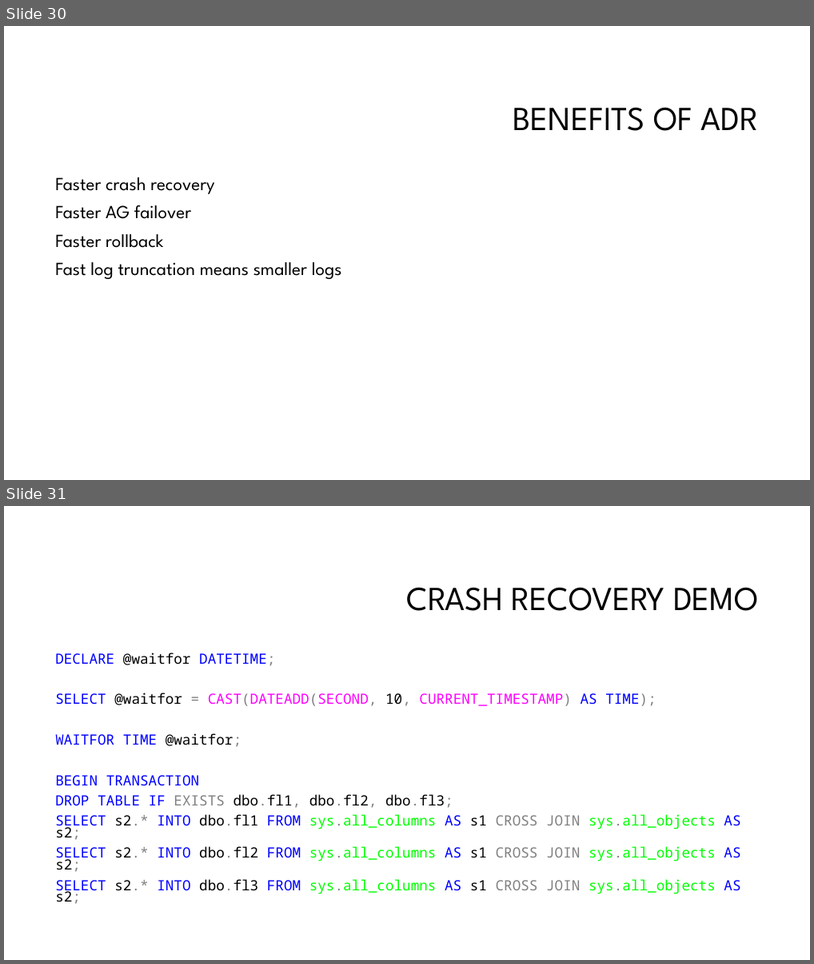
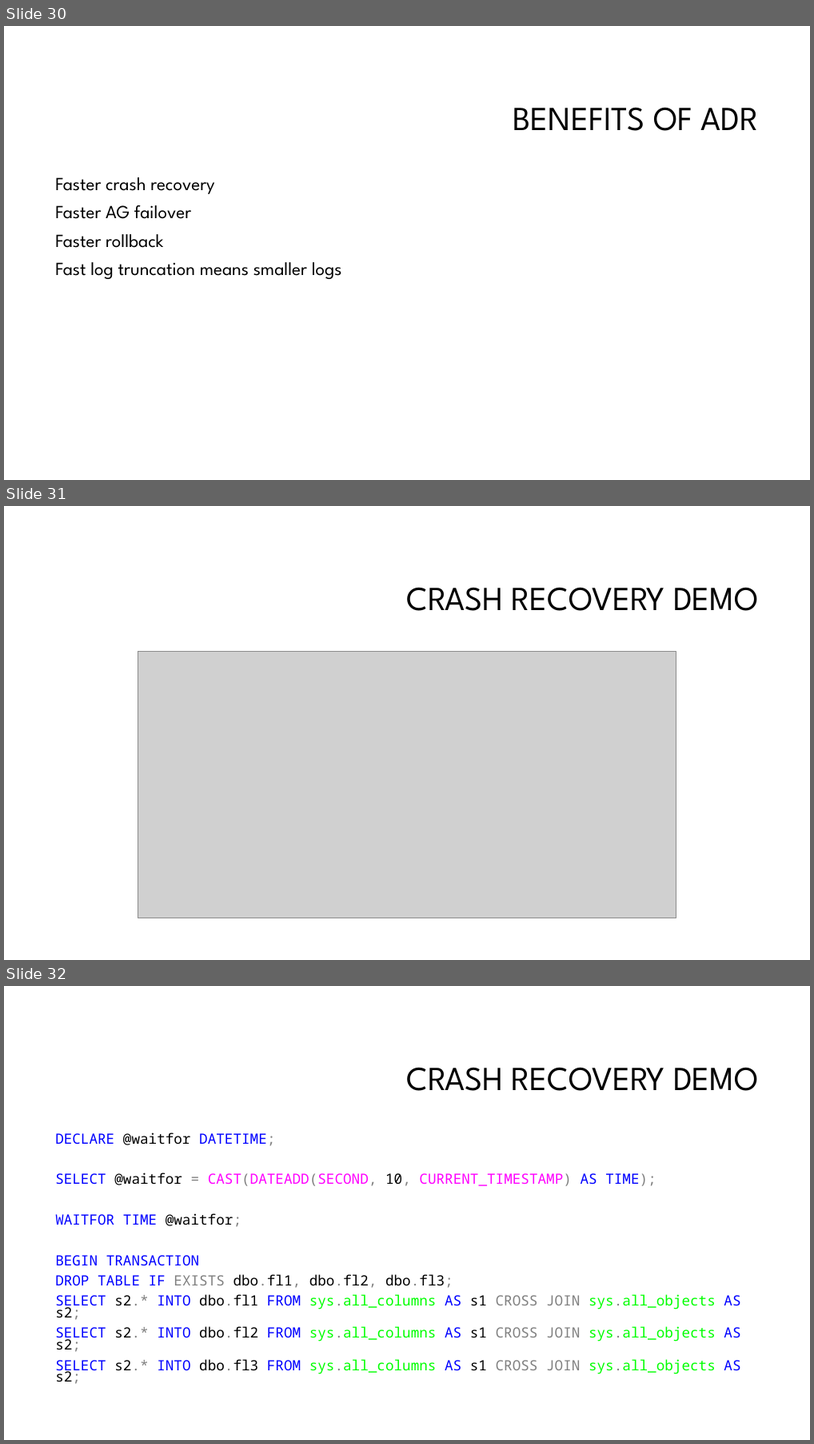
Before and after one commit to skreebydba/AcceleratedDatabaseRecovery, a slide deck: AcceleratedDatabaseRecovery/AcceleratedDatabaseRecovery.pptx. Shown one above the other, each under a label of ours: slides 30 and 31 before the commit, slides 30, 31 and 32 after it. The pictures are 814x964 and 814x1444 pixels, drawn with LibreOffice and Linux fonts; fonts in the diff are those of the drawing; grey boxes stand for pictures; background and template pictures are left out. Boxes give left, top, right and bottom in pixels: in the first picture for what was removed or moved away, otherwise in the second. Text is boxed around its words. In the diff, an @@ line names an element or a change of style, - is before the commit and + after.

```diff
--- a/AcceleratedDatabaseRecovery/AcceleratedDatabaseRecovery.pptx
+++ b/AcceleratedDatabaseRecovery/AcceleratedDatabaseRecovery.pptx
@@ slide 31 added at (4,506,810,960), background #FFFFFF @@
@@ title added at (407,587,759,611), 40 pt, text #000000 @@
+CRASH RECOVERY DEMO
@@ picture added at (138,651,676,917) @@
@@ what was slide 31 is now slide 32 @@
```
Also in this commit, not shown: 4 slides changed, 1 other slide added, 4 other files.
